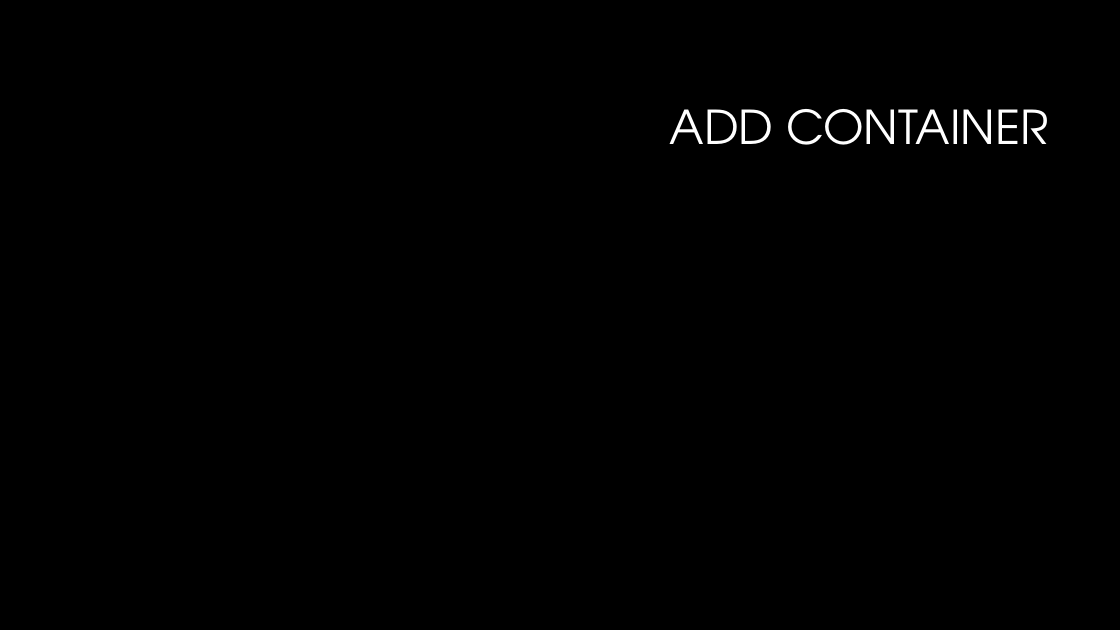
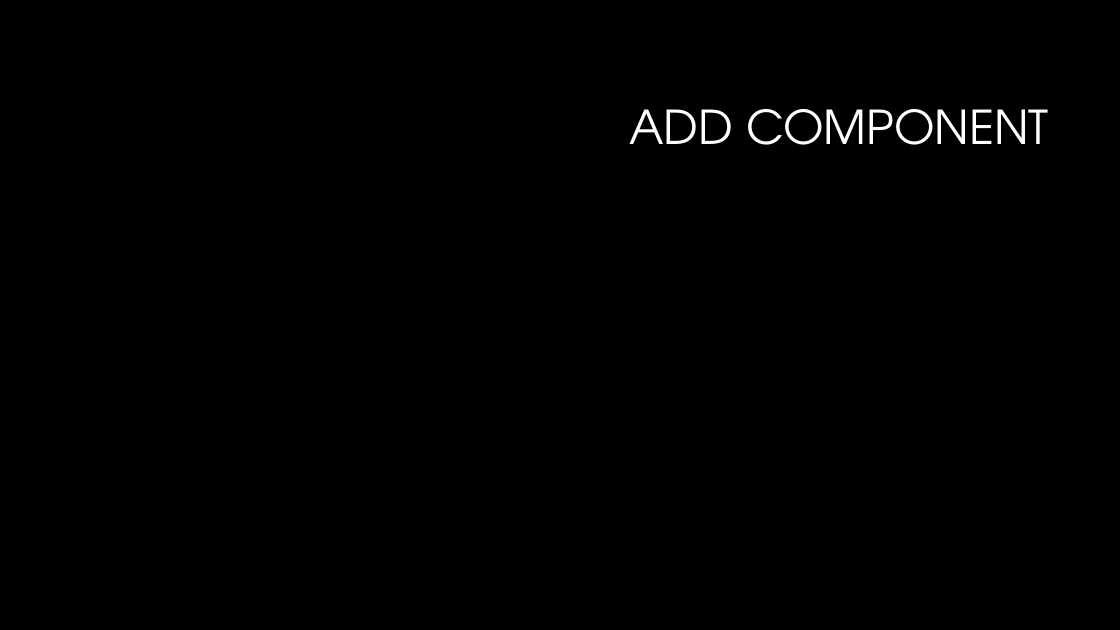
Before and after one commit to mjarzebkowski/AGH_ReactContainersPresentation, a slide deck: slide 10 of ReactContainers.pptx (slide 3 before the commit). Drawn at 1120x630 pixels with LibreOffice and Linux fonts; fonts in the diff are those of the drawing; background and template pictures are left out. Boxes give left, top, right and bottom in pixels: in the first picture for what was removed or moved away, otherwise in the second. Text is boxed around its words. In the diff, an @@ line names an element or a change of style, - is before the commit and + after.

```diff
--- a/ReactContainers.pptx
+++ b/ReactContainers.pptx
@@ title at box(629, 109, 1048, 145): text changed @@
-ADD CONTAINER
+ADD COMPONENT
```
Also in this commit, not shown: 6 other slides changed, 9 slides added, 1 other file.
